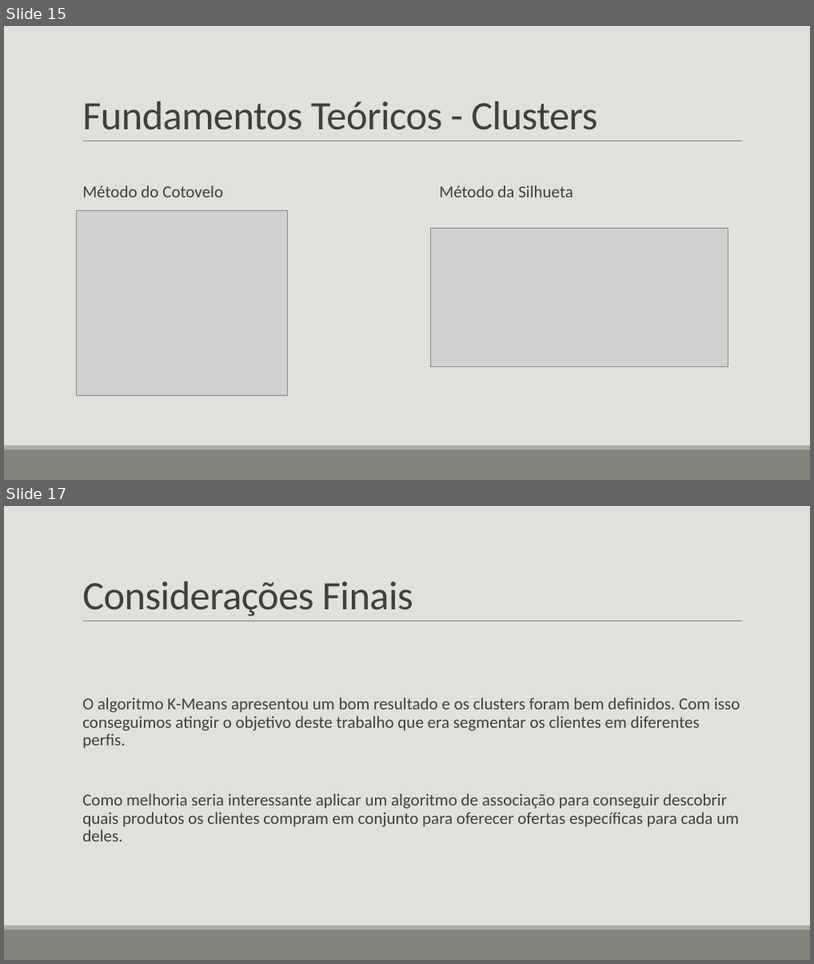
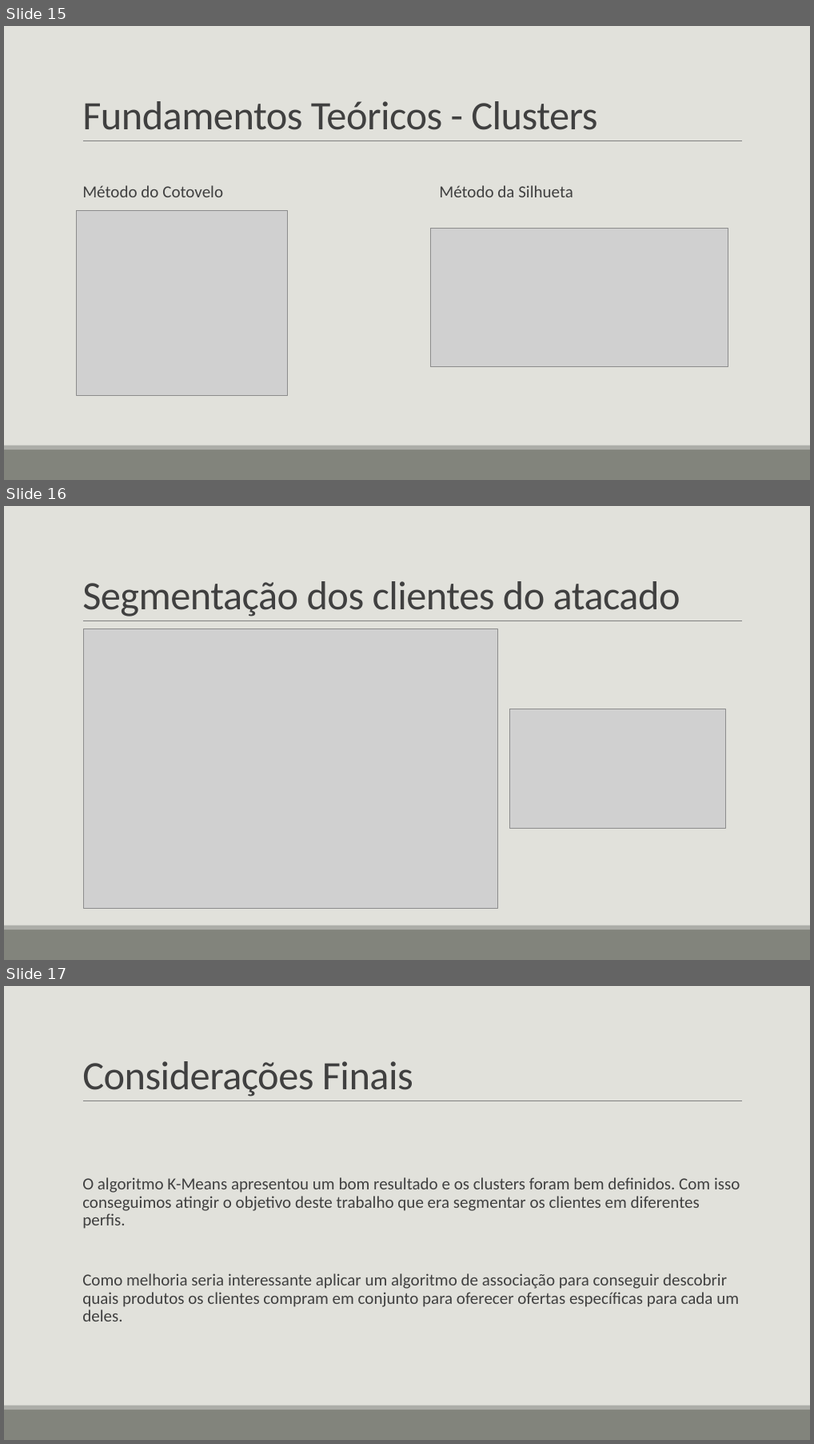
Before and after one commit to erikawa/client-segmentation, a slide deck: presentation/Análise de agrupamento de perfis de clientes de.pptx. Shown one above the other, each under a label of ours: slides 15 and 17 before the commit, slides 15, 16 and 17 after it; the slides between them are not shown. The pictures are 814x964 and 814x1444 pixels, drawn with LibreOffice and Linux fonts; fonts in the diff are those of the drawing; grey boxes stand for pictures. Boxes give left, top, right and bottom in pixels: in the first picture for what was removed or moved away, otherwise in the second. Text is boxed around its words. In the diff, an @@ line names an element or a change of style, - is before the commit and + after.

```diff
--- a/presentation/Análise de agrupamento de perfis de clientes de.pptx
+++ b/presentation/Análise de agrupamento de perfis de clientes de.pptx
@@ slide 16 added at [4,506,810,960], background #E1E1DB; not listed: 3 template elements that a slide beside it also shows @@
@@ title added at [82,581,681,616], 48 pt, text #404040 @@
+Segmentação dos clientes do atacado
@@ picture added at [84,629,498,908] @@
@@ picture added at [510,708,726,828] @@
```
Also in this commit, not shown: 1 slide removed.
